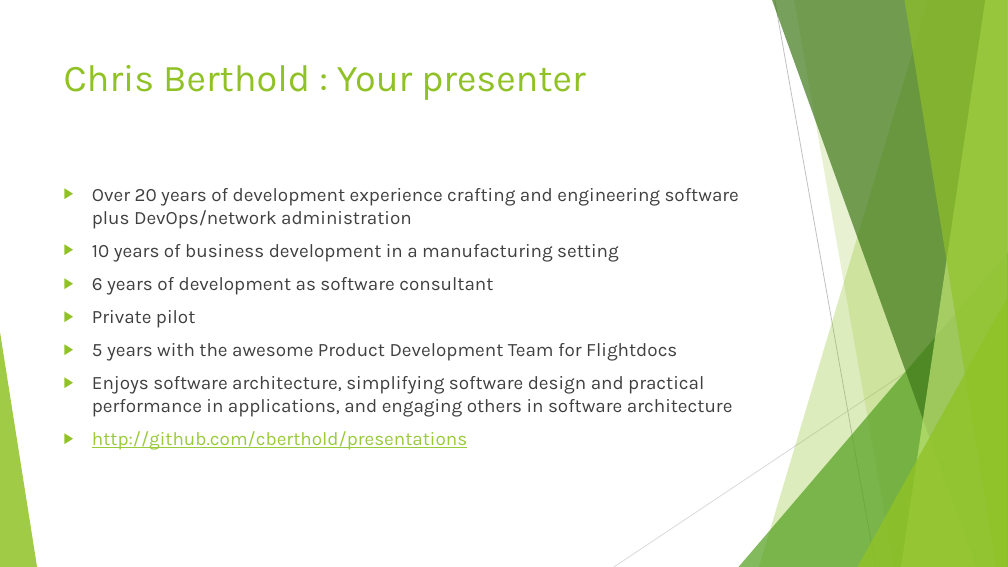
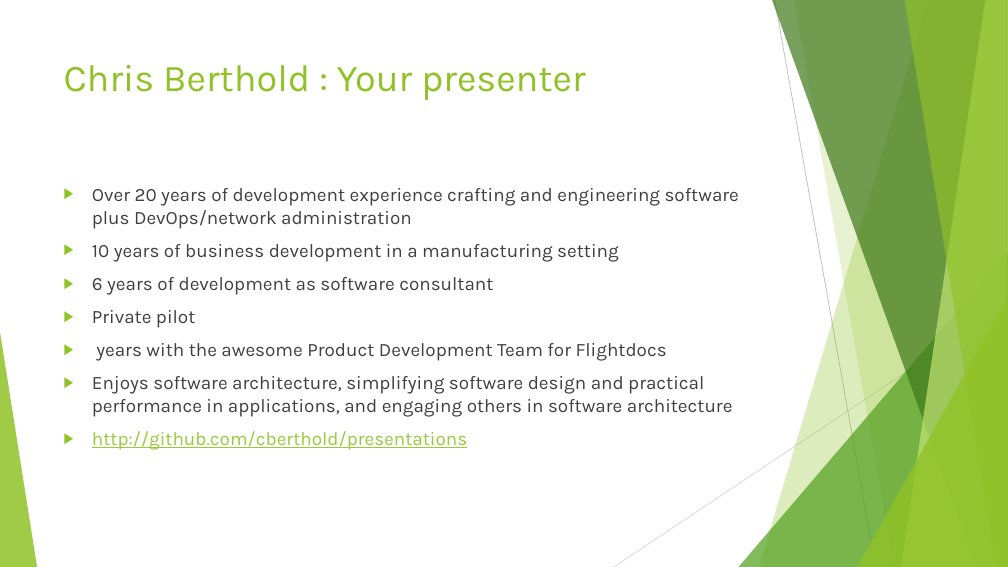
Before and after one commit to cberthold/presentations, a slide deck: slide 3 of 2020-02-13_Introduction_to_Event_Sourcing_and_CQRS/Introduction to CQRS and Event Sourcing.pptx. Drawn at 1008x567 pixels with LibreOffice and Linux fonts; fonts in the diff are those of the drawing. Boxes give left, top, right and bottom in pixels: in the first picture for what was removed or moved away, otherwise in the second. Text is boxed around its words. In the diff, an @@ line names an element or a change of style, - is before the commit and + after.

Commit message:
update presentation

```diff
--- a/2020-02-13_Introduction_to_Event_Sourcing_and_CQRS/Introduction to CQRS and Event Sourcing.pptx
+++ b/2020-02-13_Introduction_to_Event_Sourcing_and_CQRS/Introduction to CQRS and Event Sourcing.pptx
@@ text at [96,343,667,361]: text changed @@
-▶ 5 years with the awesome Product Development Team for Flightdocs
+▶ years with the awesome Product Development Team for Flightdocs
```
Also in this commit, not shown: 4 other slides changed, 2 slides removed.
